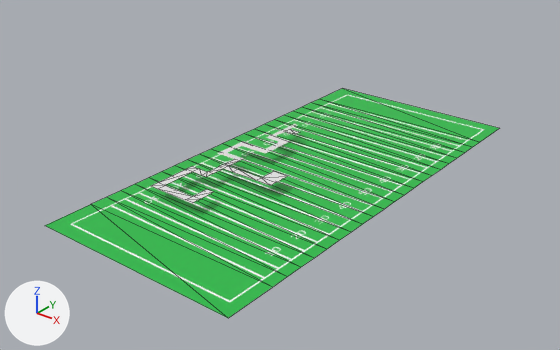
The glTF model assets/models/maze.glb: old version first, new version second.
Before and after are seen from a camera (50 mm lens) standing at (93.7, -124.7, 74.4) and looking at (-0.4, -7.2, 1.5). The lights are fixed; the arrows at lower left show +X, +Y and +Z. Mesh edges are drawn as thin lines on the coarser meshes. Where no turn or scale is listed for an object, it has been applied to the vertices.

The first picture shows 'ground'.
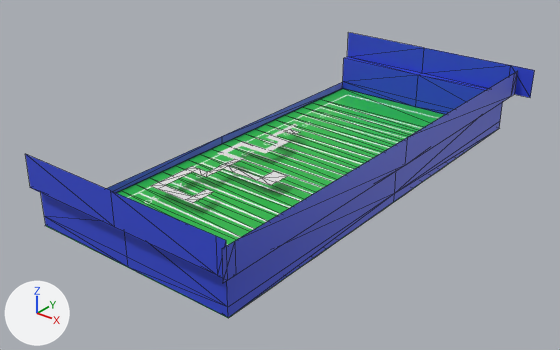
Changed parts and their boxes (x1, y1, x2, y2) in the pictures (560 x 350 px):
'stadium', added (blue): after (25, 32, 534, 317)

Diff of the bpy script that builds the scene:
```diff
--- a/assets/models/maze.glb.py
+++ b/assets/models/maze.glb.py
@@ img_stadium @@
+img_stadium = load_image('Stadium', '_unpacked/Stadium', 1024, 1024, 'sRGB')
@@ mat_material @@
+mat_material = principled_material('Material')
+mat_material.texture = img_stadium
@@ me_cube @@
+me_cube.from_pydata(...)  # 51 vertices, 64 faces; spans x -23.8..29.8, y -53.6..52.6, z 0.0..15.9
+me_cube.materials.append(mat_material)  # picture img_stadium
@@ ob_stadium @@
+ob_stadium = bpy.data.objects.new('stadium', me_cube)
+ob_stadium.location = (0.0, 0.0, 0.0)
```
